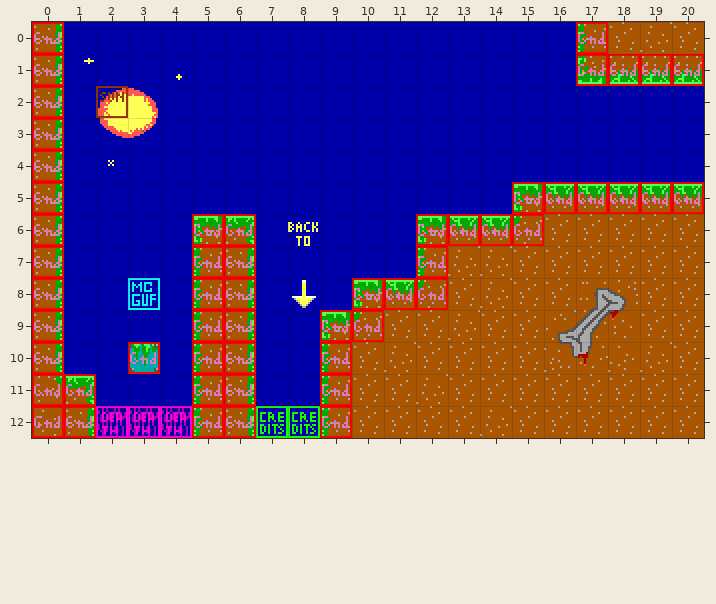
One commit to this Tiled map: levels/0107.tmx. The first picture shows the starting point.
Cells are 16x16 px. Shown: x 0..20, y 0..12. Tiles whose own drawing changed are shown in their newer look in all pictures.
New version:
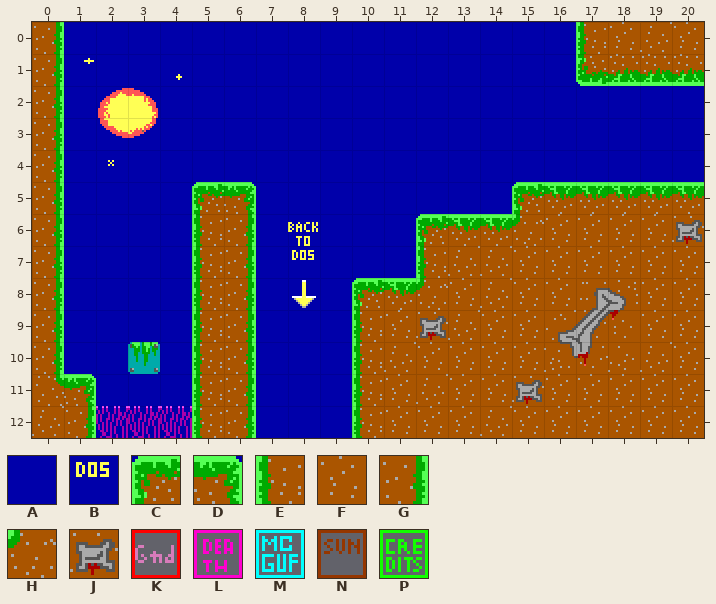
Key: from "Tileset4": A 3, B 49, C 81, D 83, E 101, F 102, G 103, H 121, J 124; from "obj_layer": K 1, L 3, M 6, N 11, P 15.
_ is an empty cell.
Tiles replaced or removed in this view: A, C, D, E, F, H, K, L, M, N, P.
The edit:
Changed rows in their new state; . is an unchanged cell.
Layer "bg":
first column x 5:
 5 CD..............
 6 EG.............J
 7 ...B............
 9 ....AE.J........
10 ....AE..........
11 ....AE....J.....
12 ....AE..........
Layer "col" (now hidden):
first column x 0:
 0 _................_...
 1 _................____
 2 _._..................
 3 _....................
 4 _....................
 5 _..............______
 6 _....__.....____.....
 7 _....__....._........
 8 _.._.__...___........
 9 _....__..__..........
10 _.._.__.._...........
11 __...__.._...........
12 __________...........
Changed places in both pictures, as pixel boxes (x1, y1, x2, y2):
changed: (32, 22, 704, 438)
